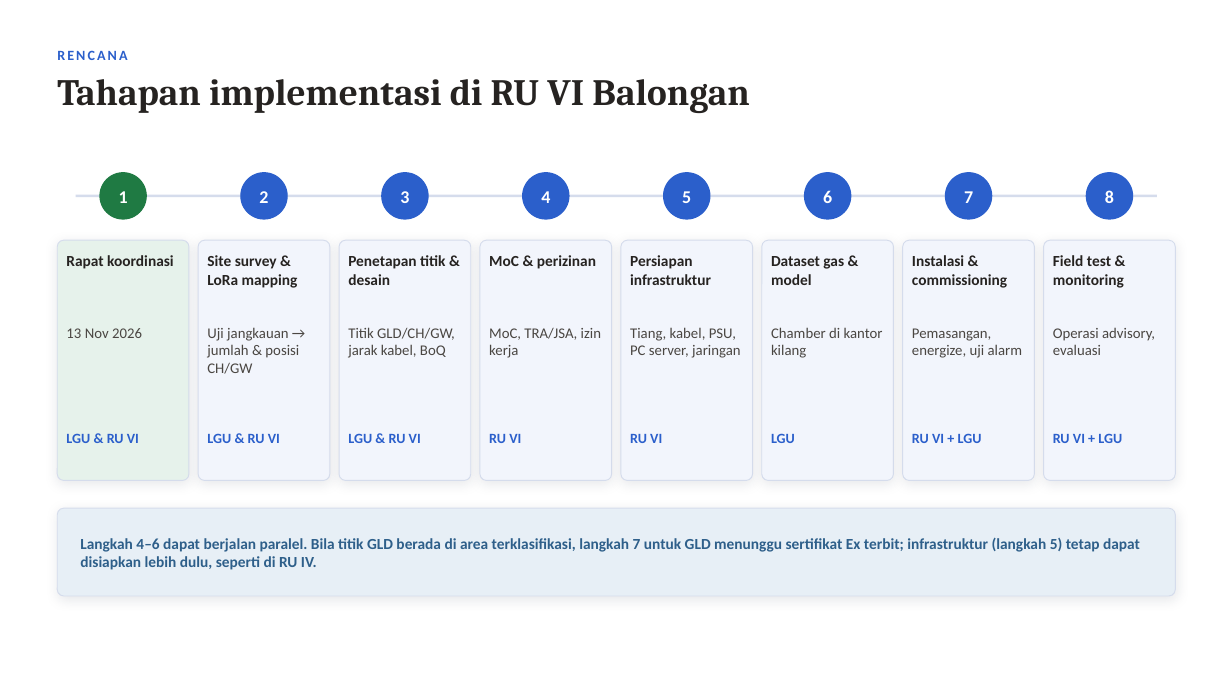
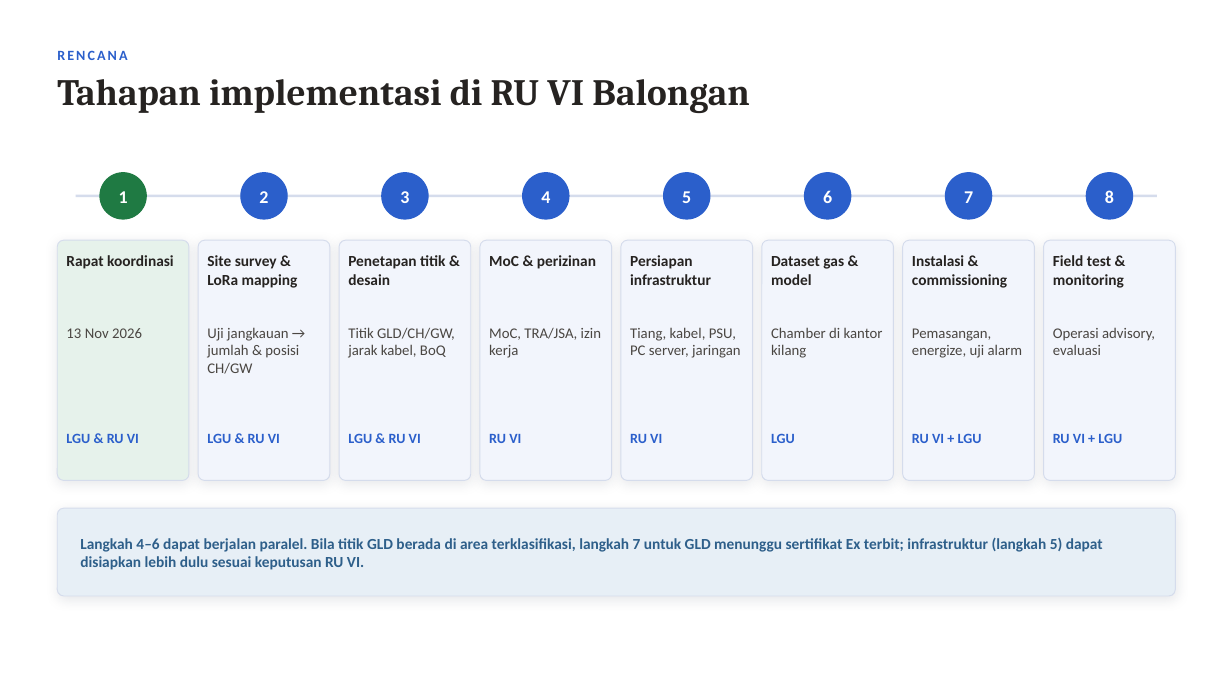
Before and after one commit to RavellerH/GLD-V2-Report-2026, a slide deck: slide 28 of Deliverables/Presentasi_Koordinasi_Implementasi_GLD_RU-VI_Balongan_13November2026.pptx. Drawn at 1232x693 pixels with LibreOffice and Linux fonts; fonts in the diff are those of the drawing. Boxes give left, top, right and bottom in pixels: in the first picture for what was removed or moved away, otherwise in the second. Text is boxed around its words. In the diff, an @@ line names an element or a change of style, - is before the commit and + after.

```diff
--- a/Deliverables/Presentasi_Koordinasi_Implementasi_GLD_RU-VI_Balongan_13November2026.pptx
+++ b/Deliverables/Presentasi_Koordinasi_Implementasi_GLD_RU-VI_Balongan_13November2026.pptx
@@ text at <box>80,538,1103,570</box>: text changed @@
-Langkah 4–6 dapat berjalan paralel. Bila titik GLD berada di area terklasifikasi, langkah 7 untuk GLD menunggu sertifikat Ex terbit; infrastruktur (langkah 5) tetap dapat disiapkan lebih dulu, seperti di RU IV.
+Langkah 4–6 dapat berjalan paralel. Bila titik GLD berada di area terklasifikasi, langkah 7 untuk GLD menunggu sertifikat Ex terbit; infrastruktur (langkah 5) dapat disiapkan lebih dulu sesuai keputusan RU VI.
```
Also in this commit, not shown: 6 other slides changed, 1 slide added, 8 other files.
